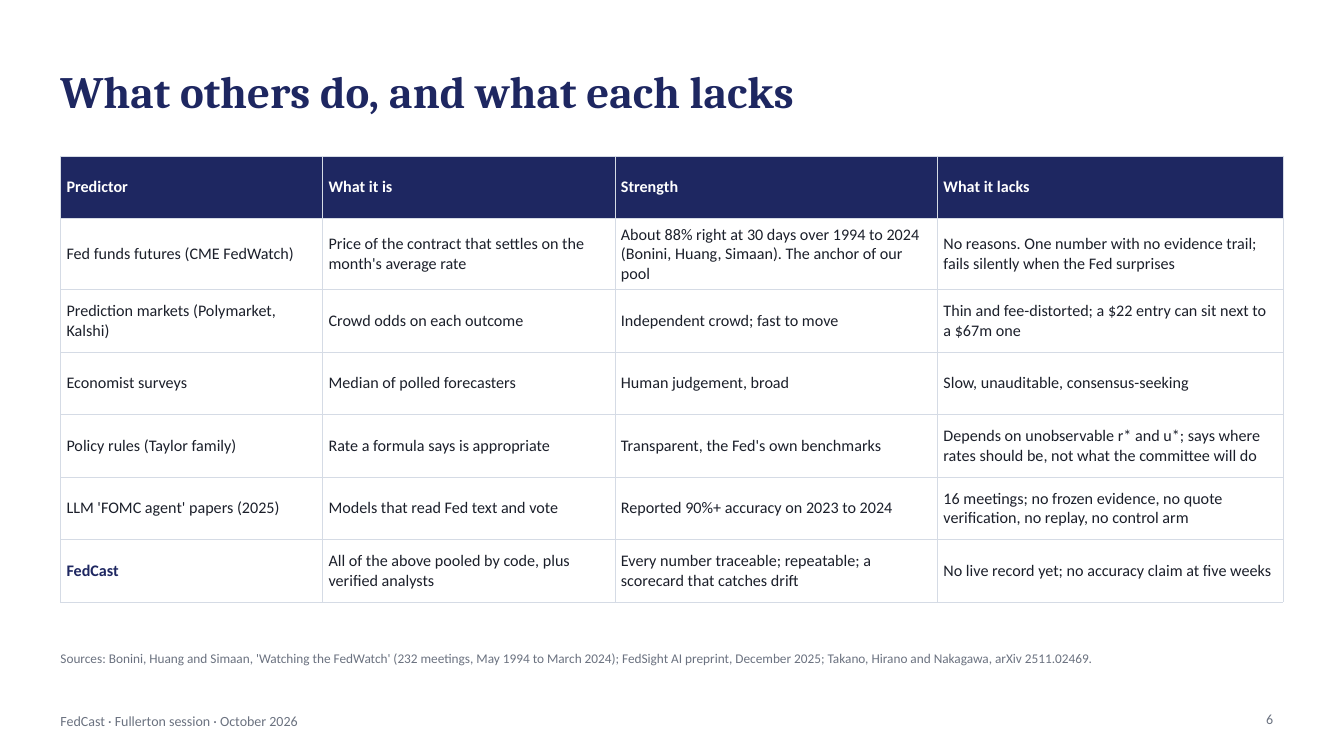
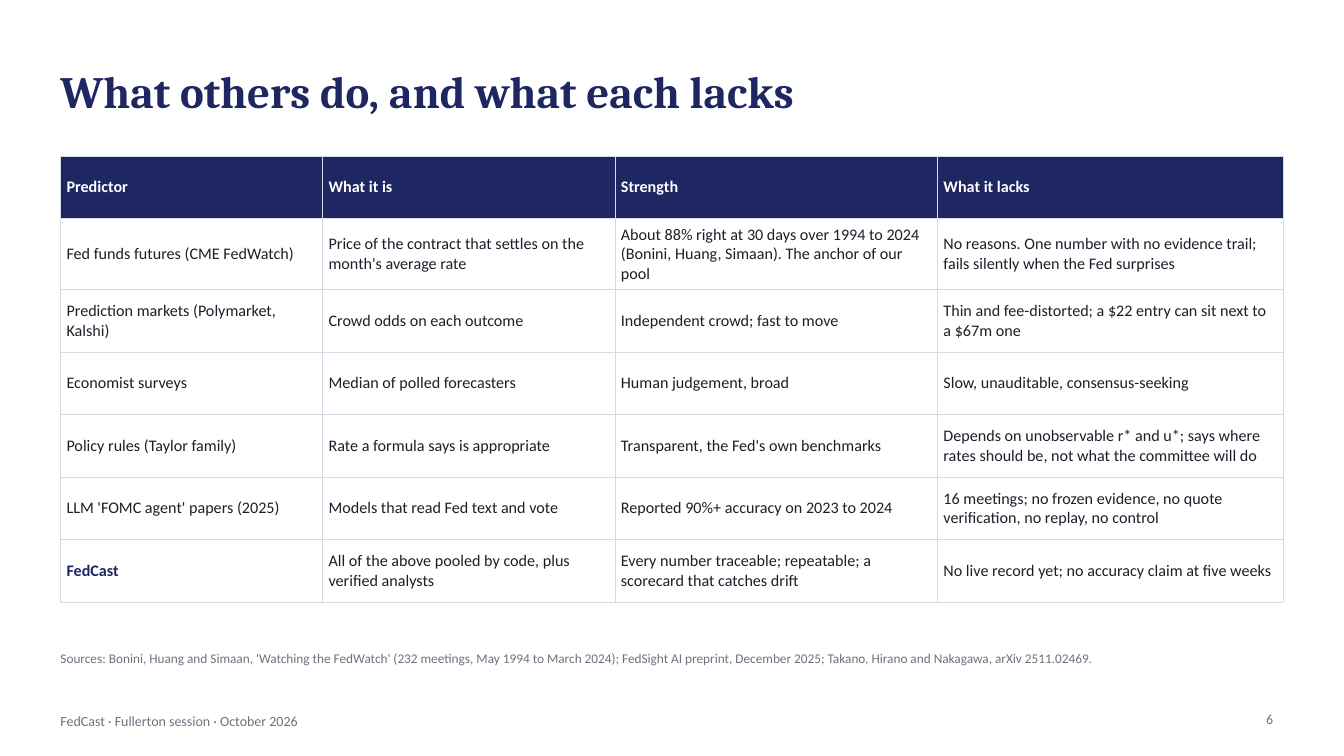
Before and after one commit to kmt112/fed-forecast, a slide deck: slide 6 of docs/FedCast_Fullerton.pptx. Drawn at 1344x756 pixels with LibreOffice and Linux fonts; fonts in the diff are those of the drawing. Boxes give left, top, right and bottom in pixels: in the first picture for what was removed or moved away, otherwise in the second. Text is boxed around its words. In the diff, an @@ line names an element or a change of style, - is before the commit and + after.

```diff
--- a/docs/FedCast_Fullerton.pptx
+++ b/docs/FedCast_Fullerton.pptx
@@ table at (x1=60, y1=156, x2=1284, y2=593) @@
-row 6, column 4: 16 meetings; no frozen evidence, no quote verification, no replay, no control arm
+row 6, column 4: 16 meetings; no frozen evidence, no quote verification, no replay, no control
```
Also in this commit, not shown: 4 other slides changed, 18 other files.
